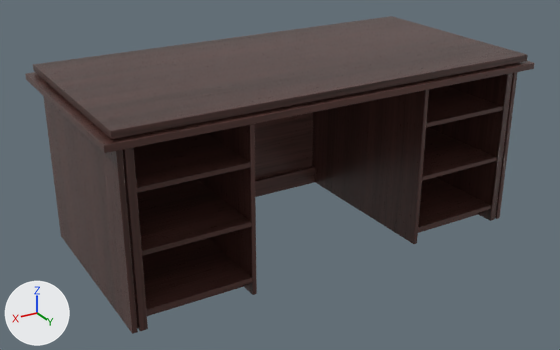
Before and after pictures for a commit that changed the Blender file 3d/ofis_stoli/source/OfisStoli.blend.
The view is the same before and after, from a 50 mm lens placed at (1.61, 2.63, 1.57), pointed at (0.04, 0.03, 0.27). Every picture has the same lights, and +X, +Y and +Z are marked at lower left. The first picture is the older version.

The first picture shows 'Stol_Korpus'.
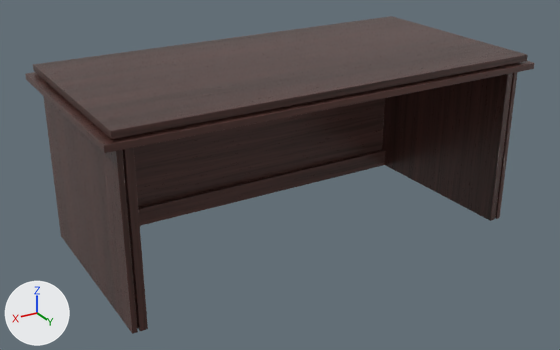
The change, as a diff of the scene's bpy script:
```diff
--- a/3d/ofis_stoli/source/OfisStoli.blend.py
+++ b/3d/ofis_stoli/source/OfisStoli.blend.py
@@ me_stol_korpus @@
 # used by ob_stol_korpus; parent = ob_ofisstoli; location = (0.0, 0.0, 0.0)
-me_stol_korpus.from_pydata(...)  # 1344 vertices, 1310 faces; spans x -0.93..0.93, y -0.47..0.47, z 0.0..0.76
+me_stol_korpus.from_pydata(...)  # 784 vertices, 770 faces; spans x -0.93..0.93, y -0.47..0.47, z 0.0..0.76
+# me_stol_korpus part 1: 10 loose pieces with 560 vertices, spanning x -0.82..0.82, y -0.37..0.42, z 0.0..0.7, are deleted
 me_stol_korpus.materials.append(mat_yogoch_4a2f2a)
```

Where the change shows, as pixel boxes (x1, y1, x2, y2) in the pictures (560 x 350 px):
part 1 of me_stol_korpus, deleted: before (134, 86, 503, 316)
